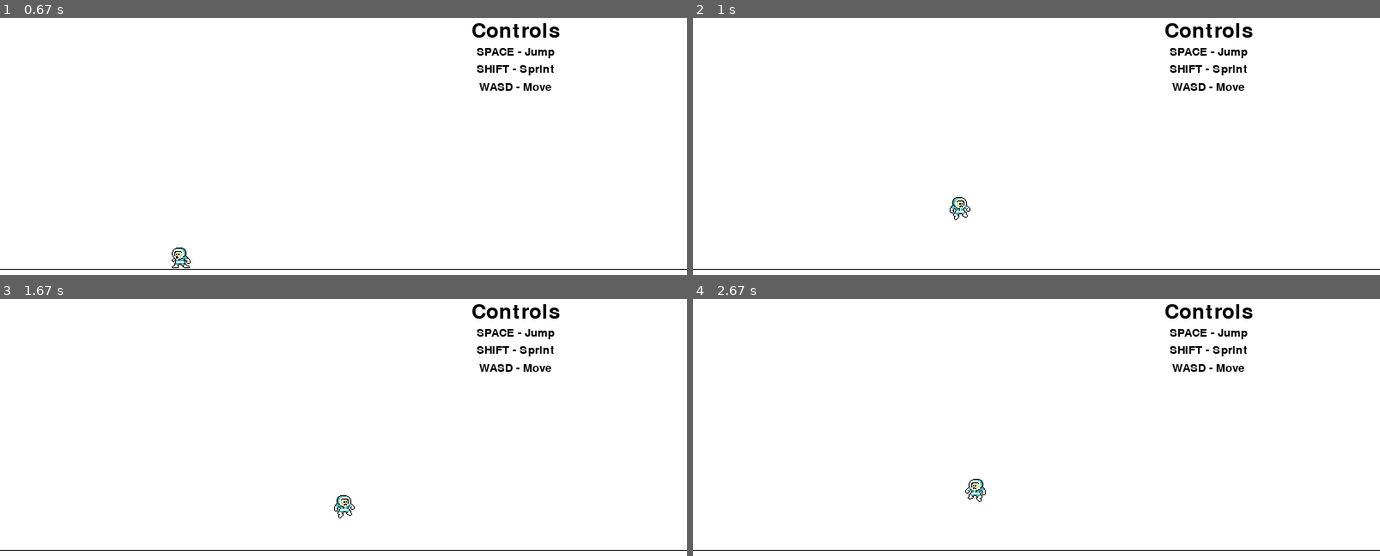
Above: before the commit, frames 1-4 (two rows, left to right).
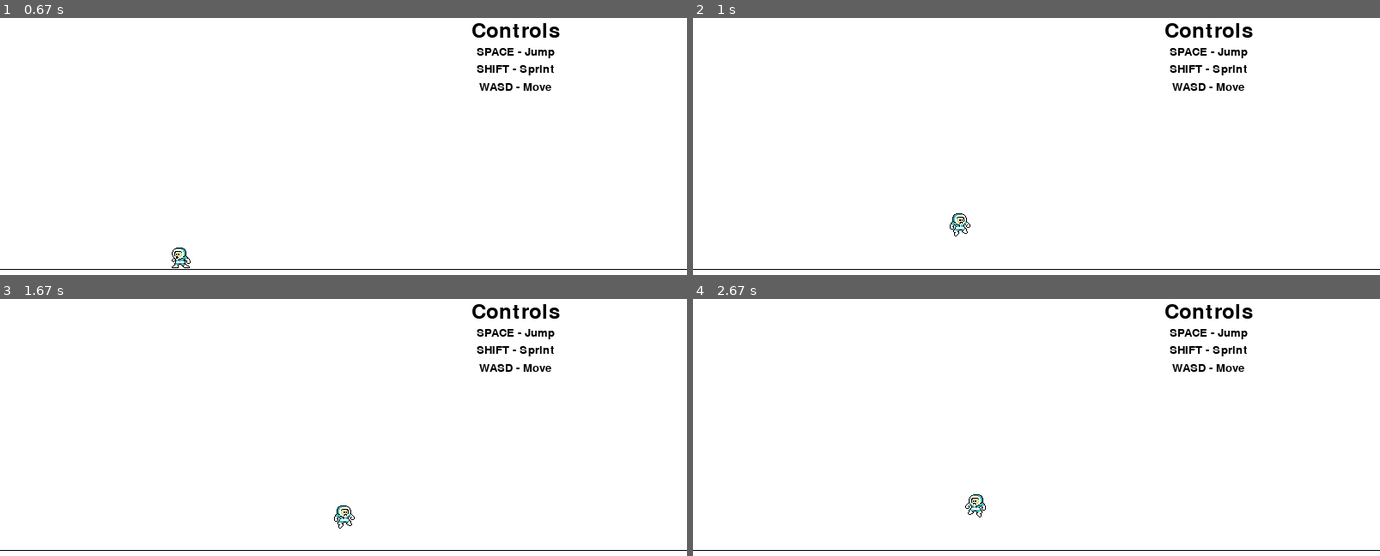
Above: after the commit, the same moments.

Repository: hortonew/2dfighter
Game: pygame game, started from main.py
Same seed, same stepped clock (60 frames per second), same inputs: the game is played once before the commit and once after it. The source is Python 2; it was converted automatically to run under Python 3.
Inputs (mouse positions are in pixels of both pictures, inside the frame that each line leads up to):
- Up to frame 1 (0.67 s): tap Shift at 0.33 s
- Up to frame 2 (1 s): hold D from 0.67 s (still down); move the mouse to (1256, 231) at 0.7 s; tap Space at 0.73 s
- Up to frame 3 (1.67 s): tap Space at 1.03, 1.23, 1.57 s; release D at 1.13 s; hold W 1.17-1.47 s; move the mouse to (outside the picture) at 1.2 s; hold D from 1.5 s (still down); move the mouse to (178, 530) at 1.53 s
- Up to frame 4 (2.67 s): tap Space at 1.87, 2.07, 2.37, 2.63 s; release D at 1.97 s; hold A 2-2.53 s; move the mouse to (outside the picture) at 2.03 s; hold S from 2.57 s (still down); move the mouse to (outside the picture) at 2.6 s

Frame 1 is identical in both runs. In frame 2, 0.2% of the frame differs, in the area x 37-41%, y 69-85%; in frame 3, 0.2%; in frame 4, 0.2%.

Commit message:
Removed duplicate code

Diff:
--- a/classes/player.py
+++ b/classes/player.py
@@ -1,5 +1,5 @@
 import pygame
-gravity = 0.5
+gravity = 1.3
 groundY = 300
 class Player(pygame.sprite.Sprite):
 	def __init__(self, images):
@@ -29,7 +29,7 @@
 		self.maxVSpeed = 3
 
 		#controls what the starting vSpeed gets set to when jump is pressed
-		self.jumpForce = 8
+		self.jumpForce = 11
 
 		#starting y value of player (ground)
 		self.y = 300
--- a/main.py
+++ b/main.py
@@ -39,8 +39,8 @@
         #update speed how to
         #[speed], SpriteImage, 1 if x flip, 1 if y flip
 
+            #normal speed
         if key == K_LSHIFT:
-            #normal speed
             self.p1.x_speed = self.p1.starting_x_speed
         elif key == K_s:
             #stand up
@@ -115,9 +115,6 @@
         #clear the screen
         self.screen.fill((255,255,255))
 
-        self.p1.update();
-        #if the player hit the jump button, and the player isn't on the ground, run the jump code
-
         #if player is on the ground and he's facing right
         self.p1.update()
 
